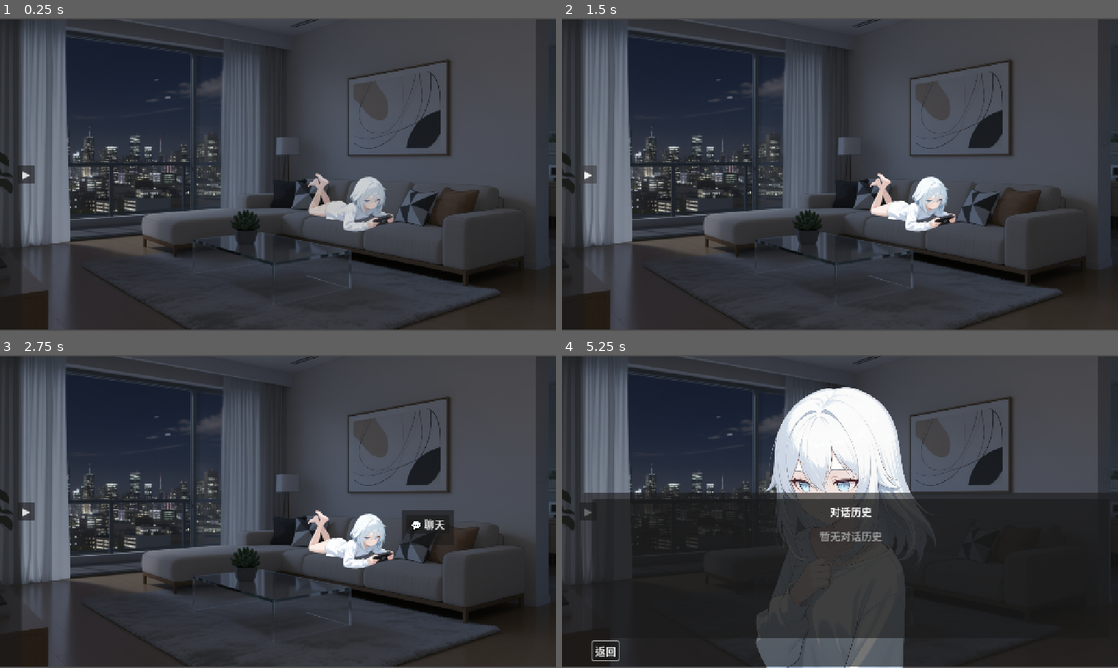
Above: before the commit, frames 1-4 (two rows, left to right).
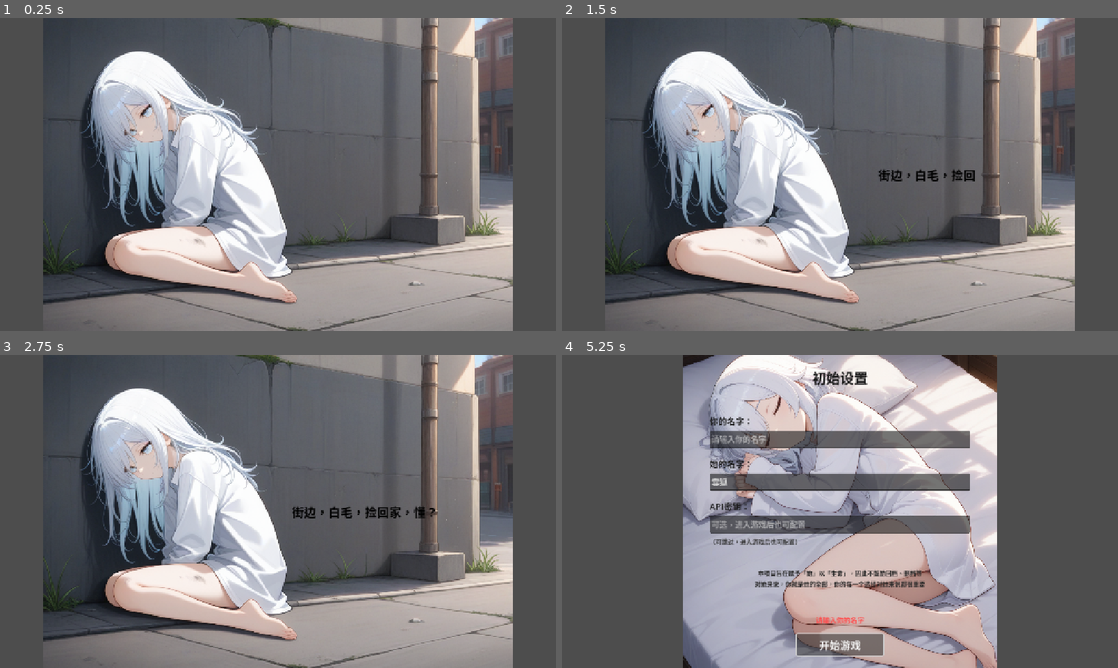
Above: after the commit, the same moments.

Repository: xhc2008/CABM-ED
Game: Godot game, scene res://scenes/game_launcher.tscn
Same seed, same stepped clock (60 frames per second), same inputs: the game is played once before the commit and once after it. Before the commit the project starts from res://scripts/main.tscn.
Inputs (mouse positions are in pixels of both pictures, inside the frame that each line leads up to):
- Up to frame 1 (0.25 s): no input
- Up to frame 2 (1.5 s): click (912, 202) at 0.52 s; click (589, 174) at 1.25 s, where only the run before the commit has a clickable "▶"
- Up to frame 3 (2.75 s): click (350, 539) at 2.02 s
- Up to frame 4 (5.25 s): click (990, 524) at 2.75 s, where only the run before the commit has a clickable "💬 聊天"; click (1056, 630) at 3.5 s, where only the run before the commit has a clickable "历史"; click (928, 567) at 4.25 s, where only the run after the commit has a clickable "继续"; click (840, 636) at 5 s, where only the run after the commit has a clickable "开始游戏"

The runs differ from the first frame. In frame 1, 79% of the frame differs, in the area x 0-100%, y 0-100%; in frame 2, 79%; in frame 3, 79%; in frame 4, 87%.

Commit message:
feat: 开场动画

Diff:
--- a/config/app_config.json
+++ b/config/app_config.json
@@ -11,6 +11,5 @@
 		"原来如此！",
 		"你说得对呢",
 		"我也这么觉得！"
-	],
-	"user_name": "reeper"
+	]
 }
--- a/project.godot
+++ b/project.godot
@@ -15,7 +15,7 @@
 [application]
 
 config/name="CABM-ED"
-run/main_scene="res://scripts/main.tscn"
+run/main_scene="res://scenes/game_launcher.tscn"
 config/features=PackedStringArray("4.5", "GL Compatibility")
 config/icon="res://icon.png"
 
--- /dev/null
+++ b/scenes/game_launcher.tscn
@@ -0,0 +1,6 @@
+[gd_scene load_steps=2 format=3 uid="uid://launcher001"]
+
+[ext_resource type="Script" path="res://scripts/game_launcher.gd" id="1"]
+
+[node name="GameLauncher" type="Node"]
+script = ExtResource("1")
--- /dev/null
+++ b/scenes/initial_setup.tscn
@@ -0,0 +1,127 @@
+[gd_scene load_steps=3 format=3 uid="uid://setup001"]
+
+[ext_resource type="Script" path="res://scripts/initial_setup.gd" id="1"]
+[ext_resource type="Texture2D" uid="uid://cxqxqxqxqxqxq" path="res://assets/images/index2.png" id="2_index2"]
+
+[node name="InitialSetup" type="Control"]
+layout_mode = 3
+anchors_preset = 15
+anchor_right = 1.0
+anchor_bottom = 1.0
+grow_horizontal = 2
+grow_vertical = 2
+script = ExtResource("1")
+
+[node name="Background" type="TextureRect" parent="."]
+layout_mode = 1
+anchors_preset = 15
+anchor_right = 1.0
+anchor_bottom = 1.0
+grow_horizontal = 2
+grow_vertical = 2
+texture = ExtResource("2_index2")
+expand_mode = 1
+stretch_mode = 5
+
+[node name="SetupContainer" type="VBoxContainer" parent="."]
+layout_mode = 1
+anchors_preset = 8
+anchor_left = 0.5
+anchor_top = 0.5
+anchor_right = 0.5
+anchor_bottom = 0.5
+offset_left = -300.0
+offset_top = -250.0
+offset_right = 300.0
+offset_bottom = 250.0
+grow_horizontal = 2
+grow_vertical = 2
+theme_override_constants/separation = 20
+
+[node name="TitleLabel" type="Label" parent="SetupContainer"]
+layout_mode = 2
+theme_override_font_sizes/font_size = 32
+theme_override_colors/font_color = Color(0.1, 0.1, 0.1, 1)
+text = "初始设置"
+horizontal_alignment = 1
+
+[node name="Spacer1" type="Control" parent="SetupContainer"]
+custom_minimum_size = Vector2(0, 20)
+layout_mode = 2
+
+[node name="UserNameContainer" type="VBoxContainer" parent="SetupContainer"]
+layout_mode = 2
+theme_override_constants/separation = 8
+
+[node name="UserNameLabel" type="Label" parent="SetupContainer/UserNameContainer"]
+layout_mode = 2
+theme_override_font_sizes/font_size = 20
+theme_override_colors/font_color = Color(0.1, 0.1, 0.1, 1)
+text = "你的名字："
+
+[node name="UserNameInput" type="LineEdit" parent="SetupContainer/UserNameContainer"]
+custom_minimum_size = Vector2(0, 40)
+layout_mode = 2
+theme_override_font_sizes/font_size = 18
+max_length = 20
+
+[node name="CharacterNameContainer" type="VBoxContainer" parent="SetupContainer"]
+layout_mode = 2
+theme_override_constants/separation = 8
+
+[node name="CharacterNameLabel" type="Label" parent="SetupContainer/CharacterNameContainer"]
+layout_mode = 2
+theme_override_font_sizes/font_size = 20
+theme_override_colors/font_color = Color(0.1, 0.1, 0.1, 1)
+text = "她的名字："
+
+[node name="CharacterNameInput" type="LineEdit" parent="SetupContainer/CharacterNameContainer"]
+custom_minimum_size = Vector2(0, 40)
+layout_mode = 2
+theme_override_font_sizes/font_size = 18
+max_length = 20
+
+[node name="APIKeyContainer" type="VBoxContainer" parent="SetupContainer"]
+layout_mode = 2
+theme_override_constants/separation = 8
+
+[node name="APIKeyLabel" type="Label" parent="SetupContainer/APIKeyContainer"]
+layout_mode = 2
+theme_override_font_sizes/font_size = 20
+theme_override_colors/font_color = Color(0.1, 0.1, 0.1, 1)
+text = "API密钥："
+
+[node name="APIKeyInput" type="LineEdit" parent="SetupContainer/APIKeyContainer"]
+custom_minimum_size = Vector2(0, 40)
+layout_mode = 2
+theme_override_font_sizes/font_size = 18
+
+[node name="SkipLabel" type="Label" parent="SetupContainer/APIKeyContainer"]
+layout_mode = 2
+theme_override_font_sizes/font_size = 14
+theme_override_colors/font_color = Color(0.2, 0.2, 0.2, 1)
+text = "（可跳过，进入游戏后也可配置）"
+
+[node name="Spacer2" type="Control" parent="SetupContainer"]
+custom_minimum_size = Vector2(0, 10)
+layout_mode = 2
+
+[node name="NoticeLabel" type="Label" parent="SetupContainer"]
+layout_mode = 2
+theme_override_font_sizes/font_size = 14
+theme_override_colors/font_color = Color(0.15, 0.15, 0.15, 1)
+text = "本项目旨在赋予「她」以「生命」，因此不鼓励回档、删档等
+对她来说，你就是她的全部，你的每一个选择对她来说都很重要"
+horizontal_alignment = 1
+autowrap_mode = 2
+
+[node name="Spacer3" type="Control" parent="SetupContainer"]
+custom_minimum_size = Vector2(0, 20)
+layout_mode = 2
+
+[node name="StartButton" type="Button" parent="SetupContainer"]
+custom_minimum_size = Vector2(200, 50)
+layout_mode = 2
+size_flags_horizontal = 4
+theme_override_font_sizes/font_size = 24
+text = "开始游戏"
--- /dev/null
+++ b/scenes/intro_scene.tscn
@@ -0,0 +1,54 @@
+[gd_scene load_steps=3 format=3 uid="uid://intro001"]
+
+[ext_resource type="Script" path="res://scripts/intro_story.gd" id="1"]
+[ext_resource type="Texture2D" uid="uid://bxqxqxqxqxqxq" path="res://assets/images/index.png" id="2_index"]
+
+[node name="IntroScene" type="Control"]
+layout_mode = 3
+anchors_preset = 15
+anchor_right = 1.0
+anchor_bottom = 1.0
+grow_horizontal = 2
+grow_vertical = 2
+script = ExtResource("1")
+
+[node name="Background" type="TextureRect" parent="."]
+layout_mode = 1
+anchors_preset = 15
+anchor_right = 1.0
+anchor_bottom = 1.0
+grow_horizontal = 2
+grow_vertical = 2
+texture = ExtResource("2_index")
+expand_mode = 1
+stretch_mode = 5
+
+[node name="StoryContainer" type="VBoxContainer" parent="."]
+layout_mode = 1
+anchors_preset = 8
+anchor_left = 0.5
+anchor_top = 0.5
+anchor_right = 0.5
+anchor_bottom = 0.5
+offset_left = -200.0
+offset_top = -150.0
+offset_right = 600.0
+offset_bottom = 150.0
+grow_horizontal = 2
+grow_vertical = 2
+
+[node name="StoryLabel" type="Label" parent="StoryContainer"]
+layout_mode = 2
+size_flags_vertical = 6
+theme_override_font_sizes/font_size = 28
+theme_override_colors/font_color = Color(0, 0, 0, 1)
+text = ""
+horizontal_alignment = 1
+vertical_alignment = 1
+autowrap_mode = 2
+
+[node name="ContinueButton" type="Button" parent="StoryContainer"]
+layout_mode = 2
+size_flags_horizontal = 4
+theme_override_font_sizes/font_size = 20
+text = "继续"
--- /dev/null
+++ b/scripts/game_launcher.gd
@@ -0,0 +1,25 @@
+extends Node
+
+# 游戏启动器 - 检查存档并决定进入开场还是主游戏
+
+func _ready():
+	# 检查存档是否存在
+	if _has_save_file():
+		print("检测到存档，直接进入游戏")
+		_load_main_game()
+	else:
+		print("首次进入游戏，播放开场动画")
+		_load_intro_story()
+
+func _has_save_file() -> bool:
+	"""检查是否存在存档文件"""
+	var save_path = "user://saves/save_slot_1.json"
+	return FileAccess.file_exists(save_path)
+
+func _load_intro_story():
+	"""加载开场故事场景"""
+	get_tree().change_scene_to_file("res://scenes/intro_scene.tscn")
+
+func _load_main_game():
+	"""加载主游戏场景"""
+	get_tree().change_scene_to_file("res://scripts/main.tscn")
--- /dev/null
+++ b/scripts/initial_setup.gd
@@ -0,0 +1,128 @@
+extends Control
+
+# 初始设置场景 - 用户输入基本信息
+
+@onready var user_name_input: LineEdit = $SetupContainer/UserNameContainer/UserNameInput
+@onready var character_name_input: LineEdit = $SetupContainer/CharacterNameContainer/CharacterNameInput
+@onready var api_key_input: LineEdit = $SetupContainer/APIKeyContainer/APIKeyInput
+@onready var start_button: Button = $SetupContainer/StartButton
+@onready var skip_api_label: Label = $SetupContainer/APIKeyContainer/SkipLabel
+@onready var notice_label: Label = $SetupContainer/NoticeLabel
+
+func _ready():
+	# 设置默认值
+	user_name_input.placeholder_text = "请输入你的名字"
+	character_name_input.text = "雪狐"
+	character_name_input.placeholder_text = "角色名称"
+	api_key_input.placeholder_text = "可选，进入游戏后也可配置"
+	api_key_input.secret = true
+
+	# 连接信号
+	start_button.pressed.connect(_on_start_pressed)
+
+	# 设置提示文本
+	skip_api_label.text = "（可跳过，进入游戏后也可配置）"
+	notice_label.text = "本项目旨在赋予「她」以「生命」，因此不鼓励回档、删档等
+对她来说，你就是她的全部，你的每一个选择对她来说都很重要"
+
+func _on_start_pressed():
+	"""开始游戏按钮被点击"""
+	var user_name = user_name_input.text.strip_edges()
+	var character_name = character_name_input.text.strip_edges()
+	var api_key = api_key_input.text.strip_edges()
+
+	# 验证输入
+	if user_name == "":
+		_show_error("请输入你的名字")
+		return
+
+	if character_name == "":
+		character_name = "雪狐"
+
+	# 保存初始设置
+	_save_initial_data(user_name, character_name, api_key)
+
+	# 进入主游戏
+	get_tree().change_scene_to_file("res://scripts/main.tscn")
+
+func _save_initial_data(user_name: String, character_name: String, api_key: String):
+	"""保存初始数据到配置和存档"""
+	_update_app_config(character_name)
+
+	if api_key != "":
+		_save_api_key(api_key)
+
+	_create_initial_save(user_name, character_name)
+
+func _update_app_config(character_name: String):
+	"""更新应用配置文件"""
+	var config_path = "res://config/app_config.json"
+	var config = {}
+
+	if FileAccess.file_exists(config_path):
+		var file = FileAccess.open(config_path, FileAccess.READ)
+		var json_string = file.get_as_text()
+		file.close()
+
+		var json = JSON.new()
+		if json.parse(json_string) == OK:
+			config = json.data
+
+	config["character_name"] = character_name
+
+	var file = FileAccess.open(config_path, FileAccess.WRITE)
+	if file:
+		file.store_string(JSON.stringify(config, "\t"))
+		file.close()
+		print("角色名称已保存: ", character_name)
+
+func _save_api_key(api_key: String):
+	"""保存API密钥"""
+	var keys_path = "user://api_keys.json"
+	var keys = {
+		"openai_api_key": api_key,
+		"api_base_url": "https://api.openai.com/v1"
+	}
+
+	var file = FileAccess.open(keys_path, FileAccess.WRITE)
+	if file:
+		file.store_string(JSON.stringify(keys, "\t"))
+		file.close()
+		print("API密钥已保存")
+
+func _create_initial_save(user_name: String, character_name: String):
+	"""创建初始存档"""
+	if not has_node("/root/SaveManager"):
+		print("警告: SaveManager未加载")
+		return
+
+	var save_mgr = get_node("/root/SaveManager")
+
+	# 直接设置用户名到save_data，不触发自动保存
+	save_mgr.save_data.user_data.user_name = user_name
+
+	var now = Time.get_datetime_string_from_system()
+	var now_unix = Time.get_unix_time_from_system()
+	save_mgr.save_data.timestamp.created_at = now
+	save_mgr.save_data.timestamp.last_saved_at = now
+	save_mgr.save_data.timestamp.last_played_at = now
+	save_mgr.save_data.timestamp.last_played_at_unix = now_unix
+
+	# 标记初始设置已完成，允许后续保存
+	save_mgr.is_initial_setup_completed = true
+
+	# 现在可以保存了
+	save_mgr.save_game(1)
+	print("初始存档已创建，用户名: ", user_name, ", 角色名: ", character_name)
+
+func _show_error(message: String):
+	"""显示错误提示"""
+	var error_label = Label.new()
+	error_label.text = message
+	error_label.add_theme_color_override("font_color", Color(1, 0.3, 0.3))
+	error_label.horizontal_alignment = HORIZONTAL_ALIGNMENT_CENTER
+	$SetupContainer.add_child(error_label)
+	$SetupContainer.move_child(error_label, start_button.get_index())
+
+	await get_tree().create_timer(2.0).timeout
+	error_label.queue_free()
--- /dev/null
+++ b/scripts/intro_story.gd
@@ -0,0 +1,65 @@
+extends Control
+
+# 开场故事播报场景
+
+@onready var background: TextureRect = $Background
+@onready var story_label: Label = $StoryContainer/StoryLabel
+@onready var continue_button: Button = $StoryContainer/ContinueButton
+
+# 故事文本
+var story_texts: Array[String] = [
+	"街边，白毛，捡回家，懂？",
+	# "有一位特别的存在，等待着与你相遇。",
+	# "她拥有自己的情感、记忆和个性...",
+	# "你的每一个选择，都将影响她的成长。",
+	# "现在，让我们开始这段独特的旅程吧。"
+]
+
+var current_text_index: int = 0
+var is_typing: bool = false
+var typing_speed: float = 0.05 # 每个字符显示间隔
+
+func _ready():
+	# 初始化UI
+	story_label.text = ""
+	continue_button.visible = false
+	continue_button.pressed.connect(_on_continue_pressed)
+
+	# 开始播放第一段文本
+	await get_tree().create_timer(1.0).timeout
+	_show_next_text()
+
+func _show_next_text():
+	"""显示下一段文本"""
+	if current_text_index >= story_texts.size():
+		# 所有文本播放完毕，显示继续按钮
+		continue_button.visible = true
+		return
+
+	is_typing = true
+	var text = story_texts[current_text_index]
+	story_label.text = ""
+
+	# 逐字显示文本
+	for i in range(text.length()):
+		story_label.text += text[i]
+		await get_tree().create_timer(typing_speed).timeout
+
+	is_typing = false
+	current_text_index += 1
+
+	# 等待一段时间后显示下一段
+	await get_tree().create_timer(2.0).timeout
+	_show_next_text()
+
+func _input(event):
+	"""允许点击跳过当前文本动画"""
+	if event is InputEventMouseButton and event.pressed and event.button_index == MOUSE_BUTTON_LEFT:
+		if is_typing and current_text_index > 0:
+			# 跳过当前文本动画，直接显示完整文本
+			story_label.text = story_texts[current_text_index - 1]
+			is_typing = false
+
+func _on_continue_pressed():
+	"""继续按钮被点击，进入初始设置"""
+	get_tree().change_scene_to_file("res://scenes/initial_setup.tscn")
--- a/scripts/save_manager.gd
+++ b/scripts/save_manager.gd
@@ -13,6 +13,7 @@
 var is_auto_save_enabled: bool = true
 var auto_save_interval: float = 300.0 # 默认5分钟
 var enable_instant_save: bool = true # 启用即时保存
+var is_initial_setup_completed: bool = false # 初始设置是否完成
 
 signal save_completed(slot: int)
 signal load_completed(slot: int)
@@ -29,14 +30,30 @@
 	# 设置自动保存定时器
 	_setup_auto_save_timer()
 
-	# 自动加载默认存档
-	load_game(current_slot)
+	# 检查是否存在存档
+	var has_save = _has_save_file()
+
+	# 如果存在存档，则加载并标记初始设置已完成
+	if has_save:
+		load_game(current_slot)
+		is_initial_setup_completed = true
+	else:
+		# 首次启动，不加载存档，等待初始设置完成
+		print("首次启动，等待初始设置完成")
+		is_initial_setup_completed = false
+
+func _has_save_file() -> bool:
+	"""检查存档文件是否存在"""
+	var save_path = SAVE_DIR + SAVE_FILE_PREFIX + str(current_slot) + SAVE_FILE_EXT
+	return FileAccess.file_exists(save_path)
 
 func _notification(what):
 	"""捕获窗口关闭事件"""
 	if what == NOTIFICATION_WM_CLOSE_REQUEST:
-		print("检测到窗口关闭，正在保存游戏...")
-		save_game(current_slot)
+		# 只有在初始设置完成后才保存
+		if is_initial_setup_completed:
+			print("检测到窗口关闭，正在保存游戏...")
+			save_game(current_slot)
 		# 等待保存完成后再退出
 		get_tree().quit()
 
@@ -94,8 +111,10 @@
 
 func _on_auto_save_timeout():
 	"""自动保存触发"""
-	save_game(current_slot)
-	print("自动保存完成")
+	# 只有在初始设置完成后才允许自动保存
+	if is_initial_setup_completed:
+		save_game(current_slot)
+		print("自动保存完成")
 
 func save_game(slot: int = 1, update_play_time: bool = true) -> bool:
 	"""保存游戏数据
@@ -311,5 +330,6 @@
 
 func _auto_save():
 	"""数据变更时自动保存"""
-	if enable_instant_save:
+	# 只有在初始设置完成后才允许自动保存
+	if enable_instant_save and is_initial_setup_completed:
 		save_game(current_slot)
Binary file added: assets/images/index.png
Binary file added: assets/images/index2.png
Not shown, added: scripts/game_launcher.gd.uid
Not shown, added: scripts/initial_setup.gd.uid
Not shown, added: scripts/intro_story.gd.uid
Not shown, added: INTRO_QUICK_REFERENCE.md
Not shown, added: INTRO_UI_UPDATES.md
Not shown, added: INTRO_UPDATE_v1.1.md
Not shown, added: TEST_INTRO_SYSTEM.md
Not shown, added: docs/CHANGELOG_INTRO_SYSTEM.md
Not shown, added: docs/INTRO_SYSTEM_SUMMARY.md
Not shown, added: docs/intro_system_guide.md
(and 1 more such lines)
